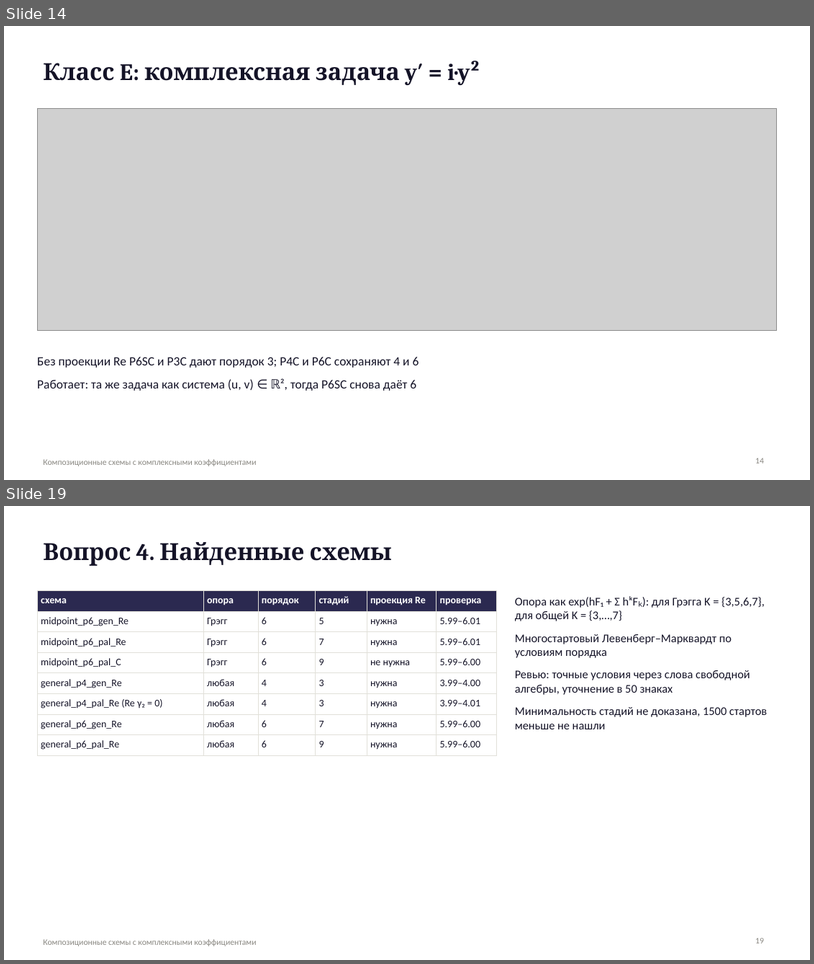
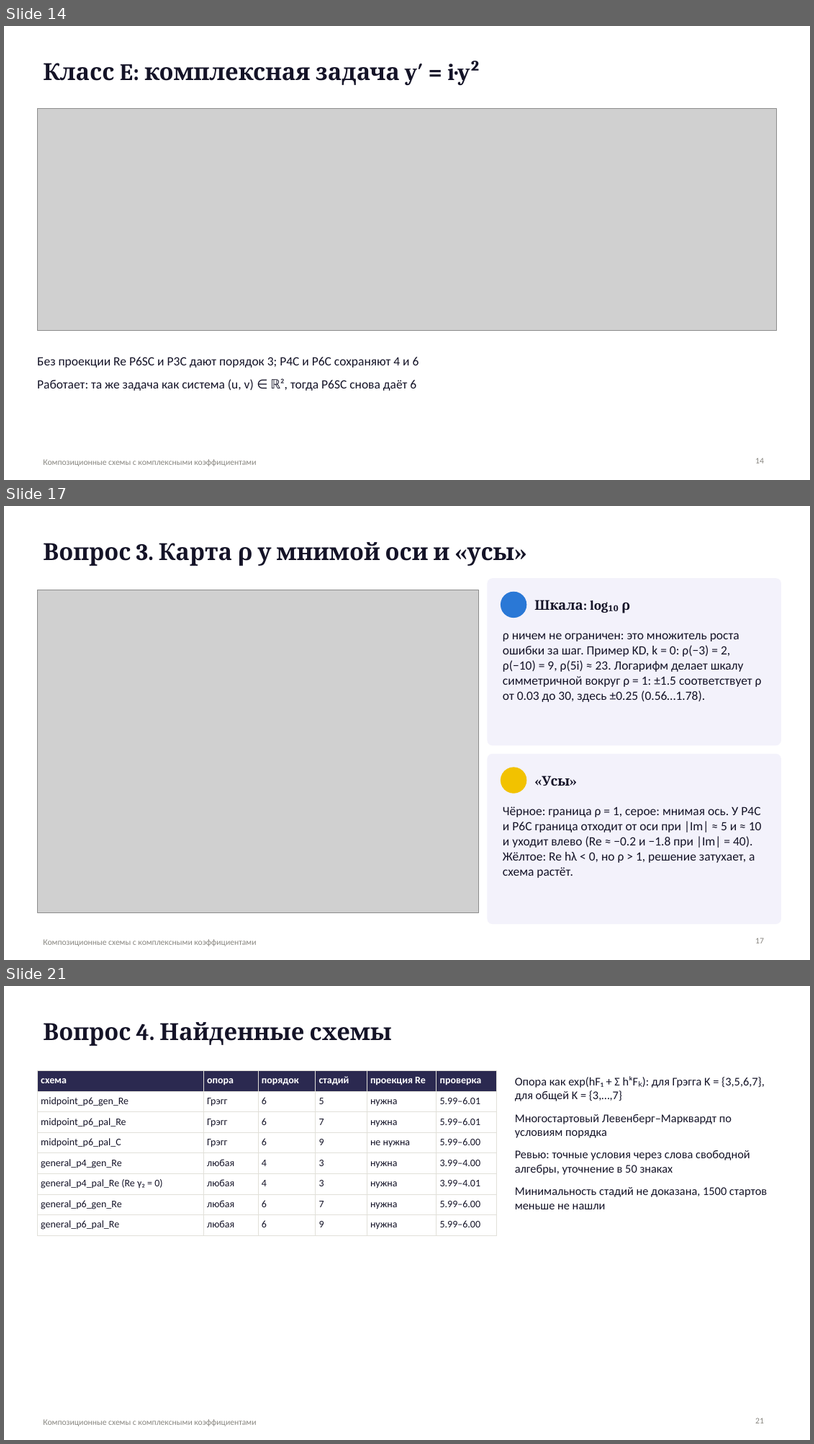
Before and after one commit to Demonica22/methods, a slide deck: report/presentation.pptx. Shown one above the other, each under a label of ours: slides 14 and 19 before the commit, slides 14, 17 and 21 after it; the slides between them are not shown. The pictures are 814x964 and 814x1444 pixels, drawn with LibreOffice and Linux fonts; fonts in the diff are those of the drawing; grey boxes stand for pictures. Boxes give left, top, right and bottom in pixels: in the first picture for what was removed or moved away, otherwise in the second. Text is boxed around its words. In the diff, an @@ line names an element or a change of style, - is before the commit and + after.

```diff
--- a/report/presentation.pptx
+++ b/report/presentation.pptx
@@ slide 17 added at box(4, 506, 810, 960), background #FFFFFF; not listed: 1 template element that a slide beside it also shows @@
@@ title added at box(43, 542, 515, 566), 28 pt, text #141327, bold @@
+Вопрос 3. Карта ρ у мнимой оси и «усы»
@@ picture added at box(37, 590, 479, 912) @@
@@ rounded rectangle added at box(488, 579, 782, 745), fill #F3F2FB, outline #F3F2FB 1 pt @@
@@ ellipse added at box(502, 592, 527, 618), fill #2A78D6, outline #2A78D6 1 pt @@
@@ text added at box(535, 600, 630, 613), 16 pt, text #141327, bold @@
+Шкала: log₁₀ ρ
@@ text added at box(503, 633, 762, 702), 15 pt, text #141327 @@
+ρ ничем не ограничен: это множитель роста ошибки за шаг. Пример KD, k = 0: ρ(−3) = 2, ρ(−10) = 9, ρ(5i) ≈ 23. Логарифм делает шкалу симметричной вокруг ρ = 1: ±1.5 соответствует ρ от 0.03 до 30, здесь ±0.25 (0.56…1.78).
@@ rounded rectangle added at box(488, 754, 782, 924), fill #F3F2FB, outline #F3F2FB 1 pt @@
@@ ellipse added at box(502, 767, 527, 793), fill #F2C200, outline #F2C200 1 pt @@
@@ text added at box(542, 775, 570, 785), 16 pt, text #141327, bold @@
+«Усы»
@@ text added at box(503, 806, 762, 878), 15 pt, text #141327 @@
+Чёрное: граница ρ = 1, серое: мнимая ось. У P4C и P6C граница отходит от оси при |Im| ≈ 5 и ≈ 10 и уходит влево (Re ≈ −0.2 и −1.8 при |Im| = 40). Жёлтое: Re hλ < 0, но ρ > 1, решение затухает, а схема растёт.
@@ page number added at box(756, 937, 764, 943), 10 pt, text #898781 @@
+17
@@ what was slide 19 is now slide 21 @@
@@ page number at box(756, 1417, 764, 1423): text changed @@
-19
+21
```
Also in this commit, not shown: 2 slides changed, 1 other slide added, 12 other files.
